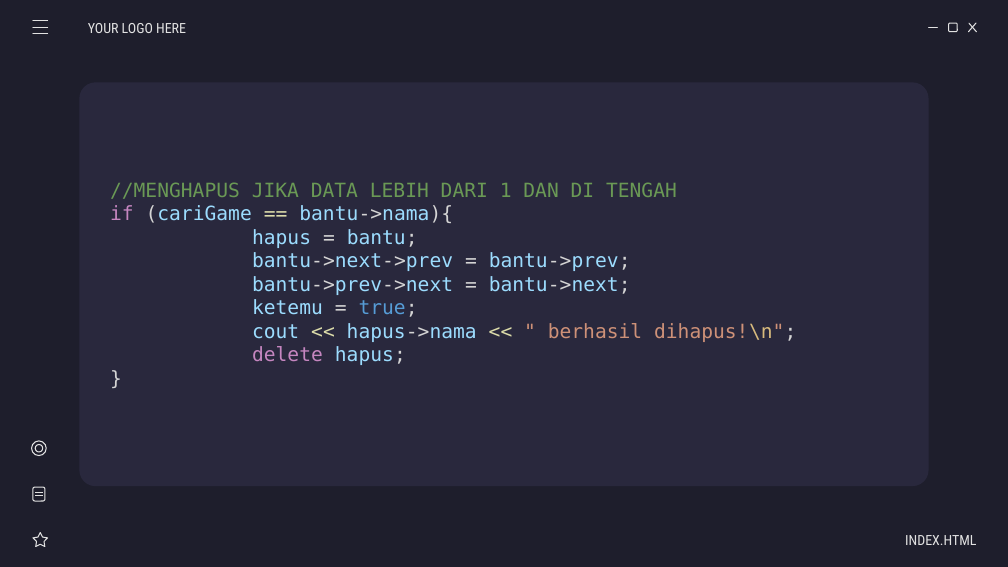
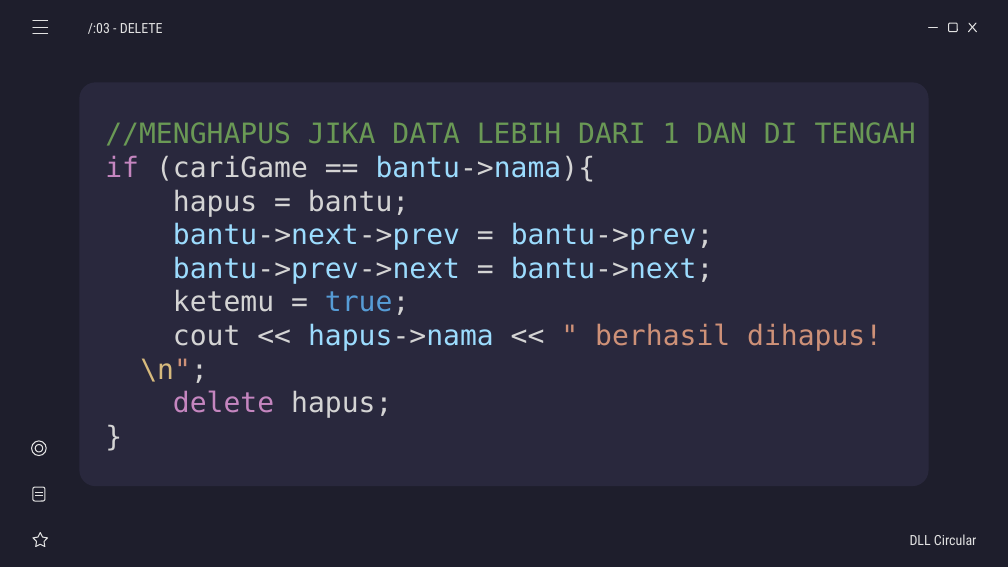
Before and after one commit to weztcy/Semester-3, a slide deck: slide 12 of Struktur Data/List Game - Kelompok 5.pptx (slide 13 before the commit). Drawn at 1008x567 pixels with LibreOffice and Linux fonts; fonts in the diff are those of the drawing. Boxes give left, top, right and bottom in pixels: in the first picture for what was removed or moved away, otherwise in the second. Text is boxed around its words. In the diff, an @@ line names an element or a change of style, - is before the commit and + after.

```diff
--- a/Struktur Data/List Game - Kelompok 5.pptx
+++ b/Struktur Data/List Game - Kelompok 5.pptx
@@ subtitle at (88, 23, 163, 34): text changed @@
-YOUR LOGO HERE
+/:03 - DELETE
@@ subtitle "//MENGHAPUS JIKA DATA LEBIH DARI ...": place and size @@
-subtitle "//MENGHAPUS JIKA DATA LEBIH DARI ..." at (110, 182, 796, 365)
+subtitle "//MENGHAPUS JIKA DATA LEBIH DARI ..." at (105, 122, 916, 418)
@@ subtitle "//MENGHAPUS JIKA DATA LEBIH DARI ..." at (105, 122, 916, 418): size 14 to 20 pt; text colour #9CDCFE to #D4D4D4 in "(cariGame", "hapus bantu;", "ketemu", "cout" and 1 more places; text colour #DCDCAA to #D4D4D4 in "==", "<< <<" @@
@@ subtitle at (910, 534, 977, 545): text changed @@
-INDEX.HTML
+DLL Circular
```
Also in this commit, not shown: 15 other slides changed, 3 other files.
